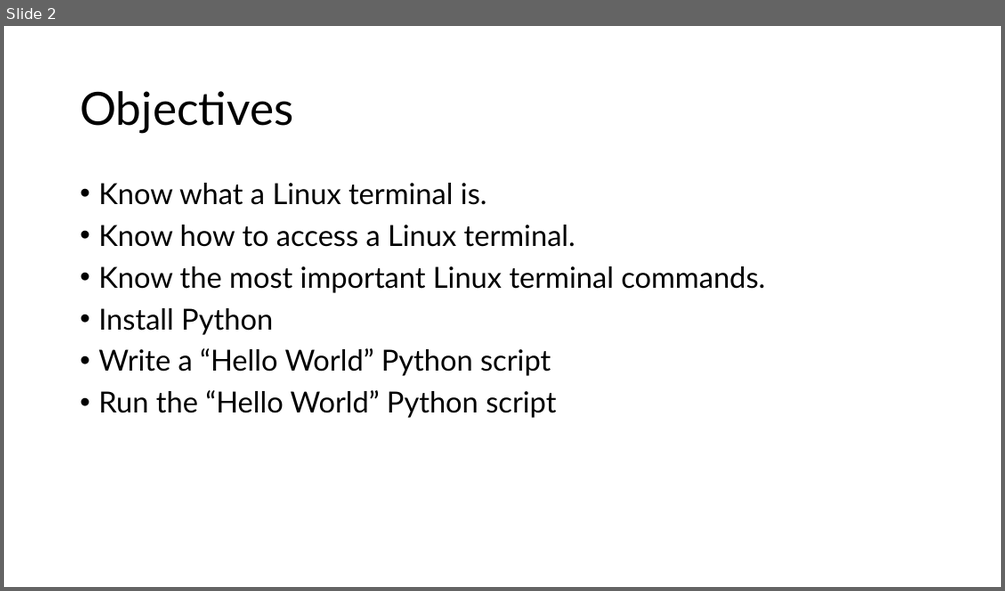
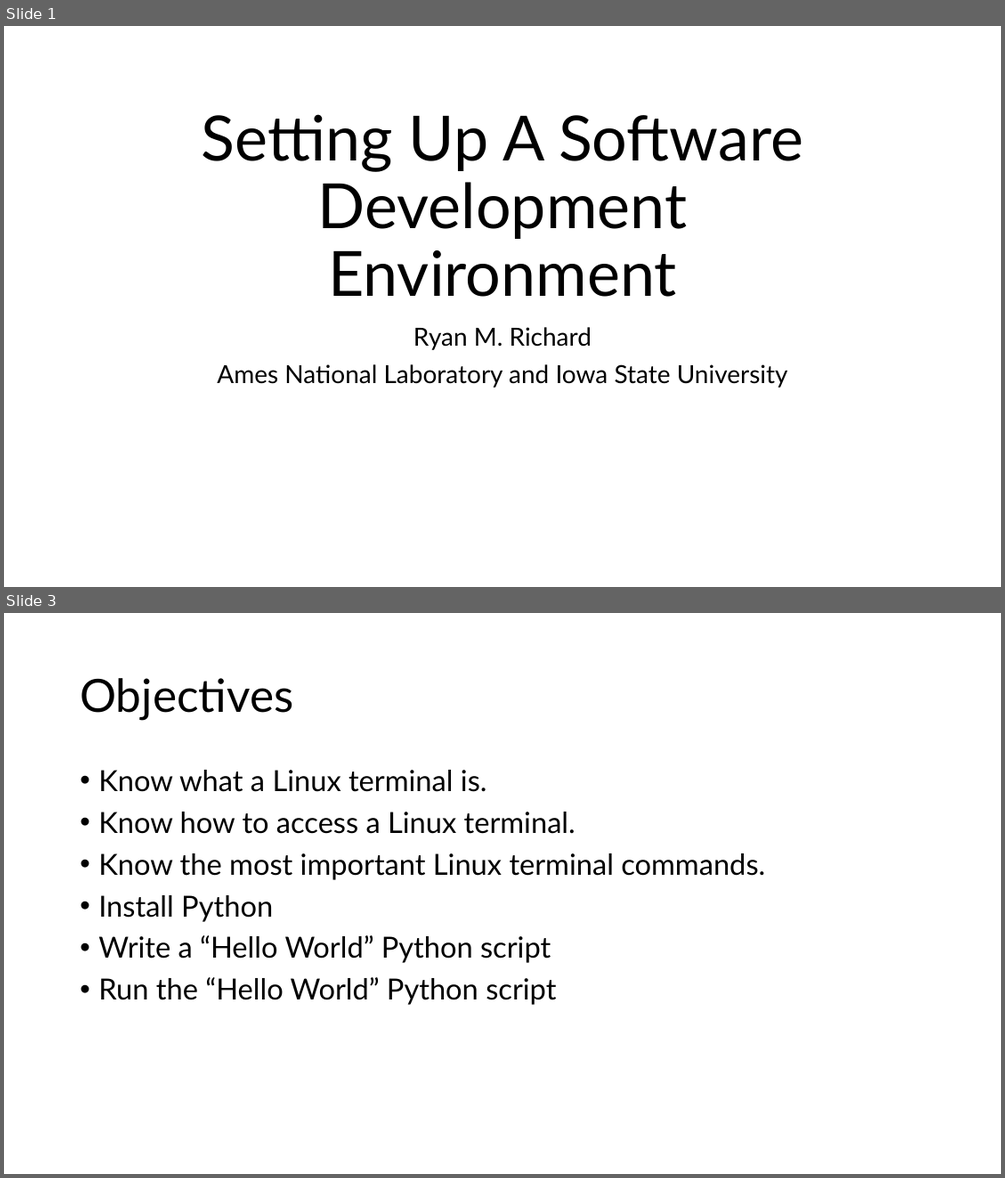
Before and after one commit to SIMCODES-ISU/training_materials, a slide deck: sde_setup/sde_setup.pptx. Shown one above the other, each under a label of ours: slide 2 before the commit, slides 1 and 3 after it; the slides between them are not shown. The pictures are 1005x591 and 1005x1178 pixels, drawn with LibreOffice and Linux fonts; fonts in the diff are those of the drawing. Boxes give left, top, right and bottom in pixels: in the first picture for what was removed or moved away, otherwise in the second. Text is boxed around its words. In the diff, an @@ line names an element or a change of style, - is before the commit and + after.

```diff
--- a/sde_setup/sde_setup.pptx
+++ b/sde_setup/sde_setup.pptx
@@ slide 1 added at (4, 26, 1001, 587), background #FFFFFF @@
@@ title added at (202, 114, 803, 297), 60 pt, text #000000 @@
+Setting Up A Software Development Environment
@@ subtitle added at (217, 327, 788, 387), 24 pt, text #000000 @@
+Ryan M. Richard
+Ames National Laboratory and Iowa State University
@@ what was slide 2 is now slide 3 @@
```
Also in this commit, not shown: 1 slide changed, 3 other files.
